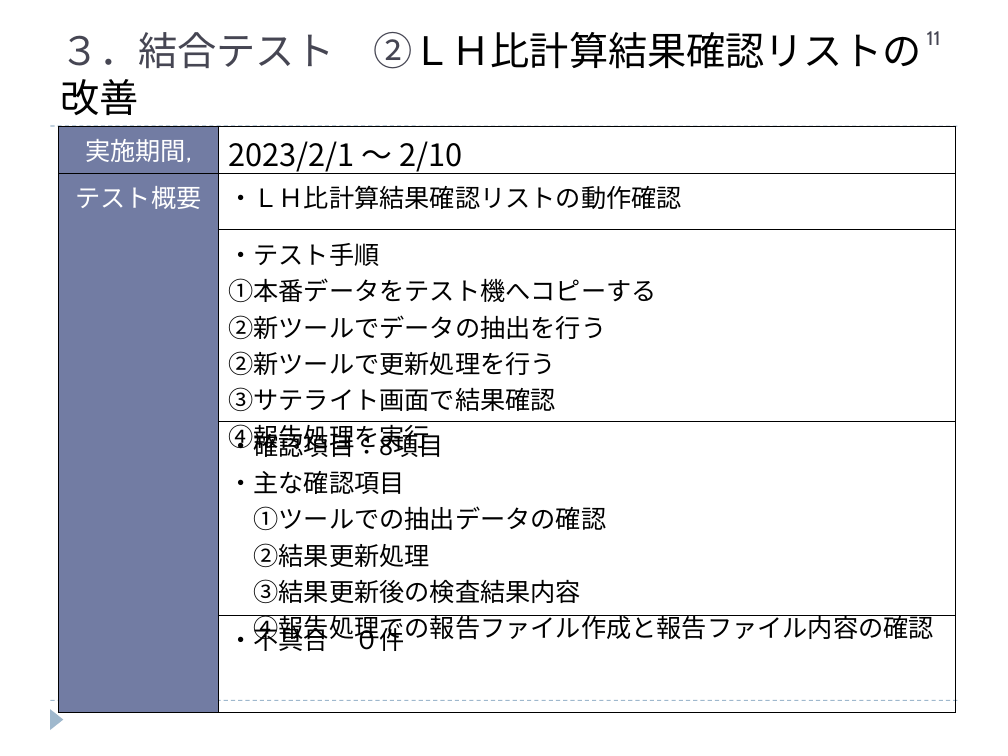
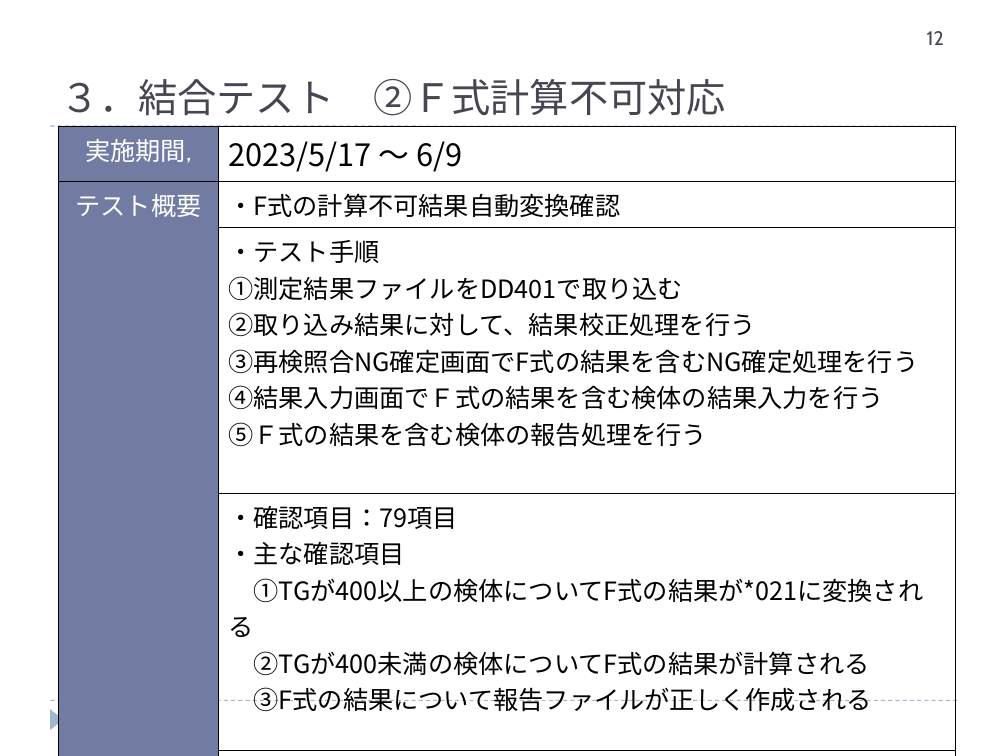
Before and after one commit to hanyutatsuya/Chemistory, a slide deck: slide 12 of 次期システム対応/レビュー2/ケミストリー次期先行対応_20230807.ppt (slide 11 before the commit). Drawn at 1008x756 pixels with LibreOffice and Linux fonts; fonts in the diff are those of the drawing. Boxes give left, top, right and bottom in pixels: in the first picture for what was removed or moved away, otherwise in the second. Text is boxed around its words. In the diff, an @@ line names an element or a change of style, - is before the commit and + after.

```diff
--- a/次期システム対応/レビュー2/ケミストリー次期先行対応_20230807.ppt
+++ b/次期システム対応/レビュー2/ケミストリー次期先行対応_20230807.ppt
@@ page number at [927,31,944,45]: text changed @@
-11
+12
@@ text at [60,79,725,116]: text changed; font Arial to Noto Sans CJK JP; text colour #000000 to #464653 @@
-３．結合テスト ②ＬＨ比計算結果確認リストの改善
+３．結合テスト ②Ｆ式計算不可対応
@@ table at [58,126,955,716] @@
-row 1, column 2: 2023/2/1 ～ 2/10
+row 1, column 2: 2023/5/17 ～ 6/9
-row 2, column 2: ・ＬＨ比計算結果確認リストの動作確認
+row 2, column 2: ・F式の計算不可結果自動変換確認
-row 3, column 2: ・テスト手順 / ①本番データをテスト機へコピーする / ②新ツールでデータの抽出を行う / ②新ツールで更新処理を行う / ③サテライト画面で結果確認 / ④報告処理を実行
+row 3, column 2: ・テスト手順 / ①測定結果ファイルをDD401で取り込む / ②取り込み結果に対して、結果校正処理を行う / ③再検照合NG確定画面でF式の結果を含むNG確定処理を行う / ④結果入力画面でＦ式の結果を含む検体の結果入力を行う / ⑤Ｆ式の結果を含む検体の報告処理を行う
-row 4, column 2: ・確認項目：8項目 / ・主な確認項目 / ①ツールでの抽出データの確認 / ②結果更新処理 / ③結果更新後の検査結果内容 / ④報告処理での報告ファイル作成と報告ファイル内容の確認
+row 4, column 2: ・確認項目：79項目 / ・主な確認項目 / ①TGが400以上の検体についてF式の結果が*021に変換される / ②TGが400未満の検体についてF式の結果が計算される / ③F式の結果について報告ファイルが正しく作成される
-row 5, column 2: ・不具合 ０件
+row 5, column 2: ・不具合（運用） 0件
```
Also in this commit, not shown: 4 other slides changed, 3 slides added, 33 other files.
